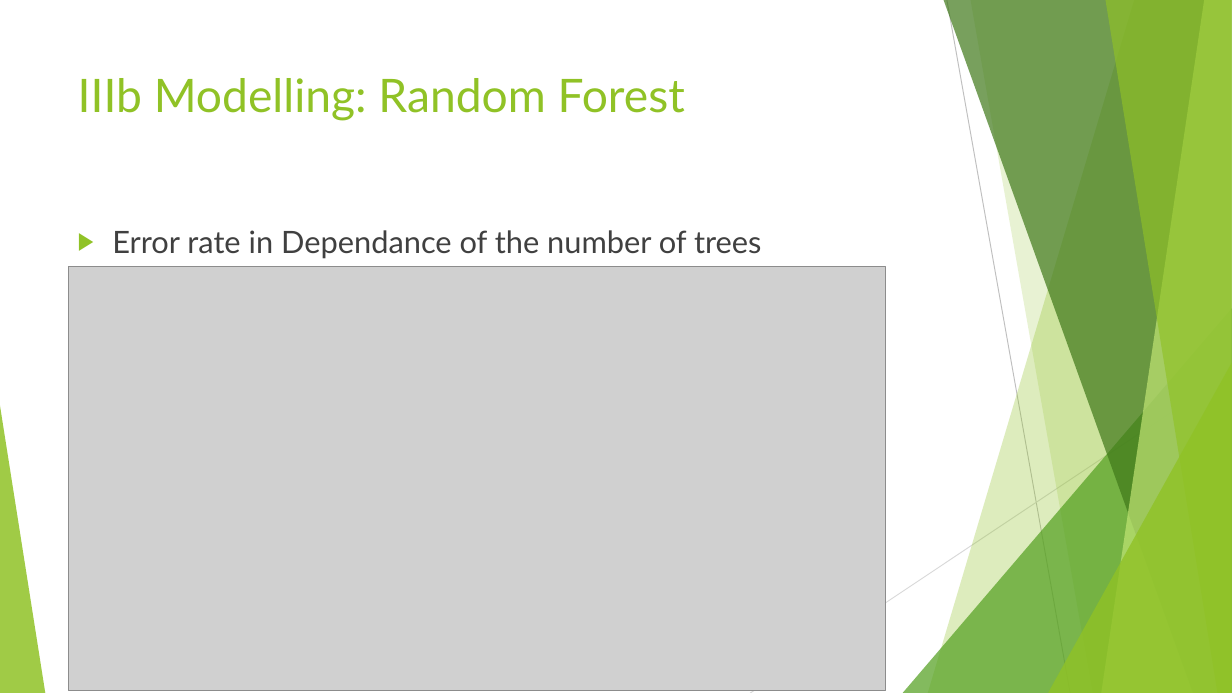
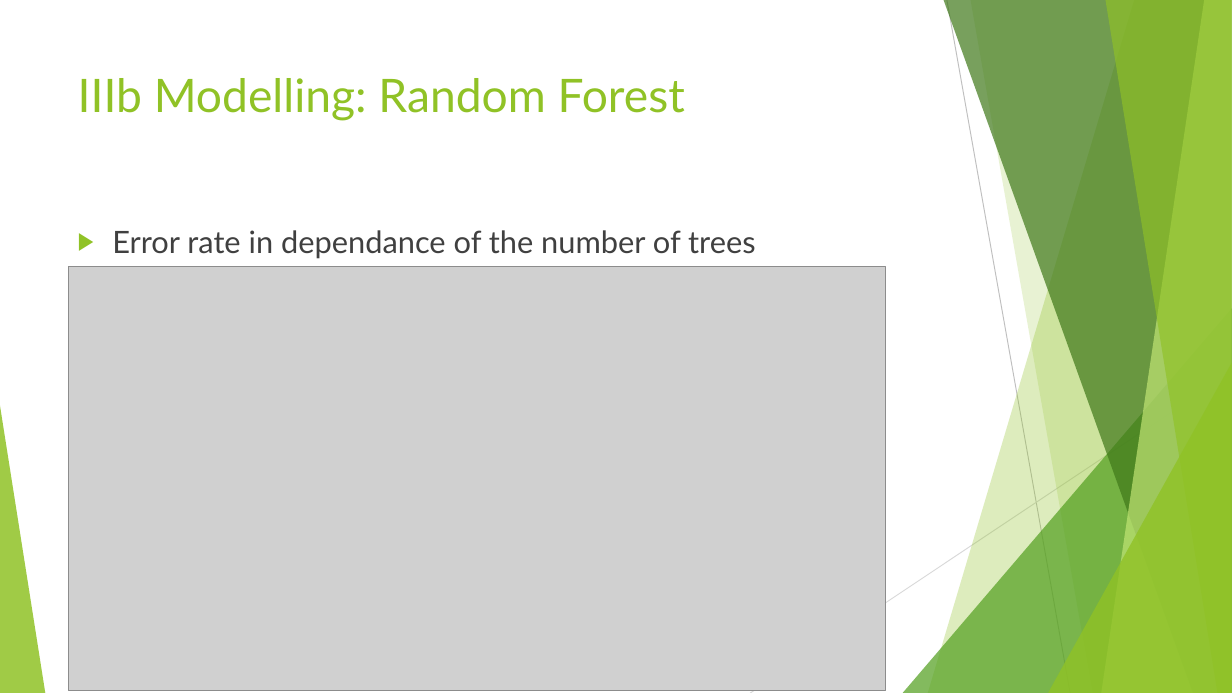
Before and after one commit to RafiKueng/Spoe_Kreditrisiko, a slide deck: slide 12 of Praesentation/Presentation.pptx (slide 13 before the commit). Drawn at 1232x693 pixels with LibreOffice and Linux fonts; fonts in the diff are those of the drawing; grey boxes stand for pictures. Boxes give left, top, right and bottom in pixels: in the first picture for what was removed or moved away, otherwise in the second. Text is boxed around its words. In the diff, an @@ line names an element or a change of style, - is before the commit and + after.

```diff
--- a/Praesentation/Presentation.pptx
+++ b/Praesentation/Presentation.pptx
@@ text at [112, 230, 756, 259]: text changed @@
-▶ Error rate in Dependance of the number of trees
+▶ Error rate in dependance of the number of trees
```
Also in this commit, not shown: 7 other slides changed.
